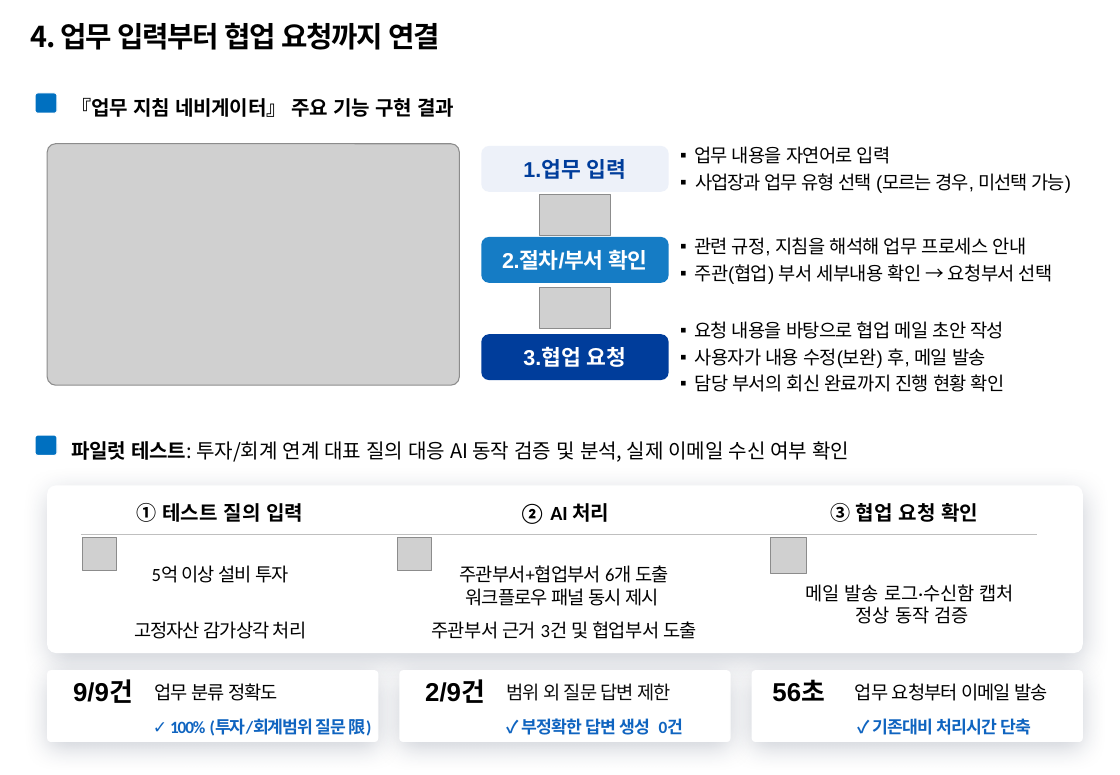
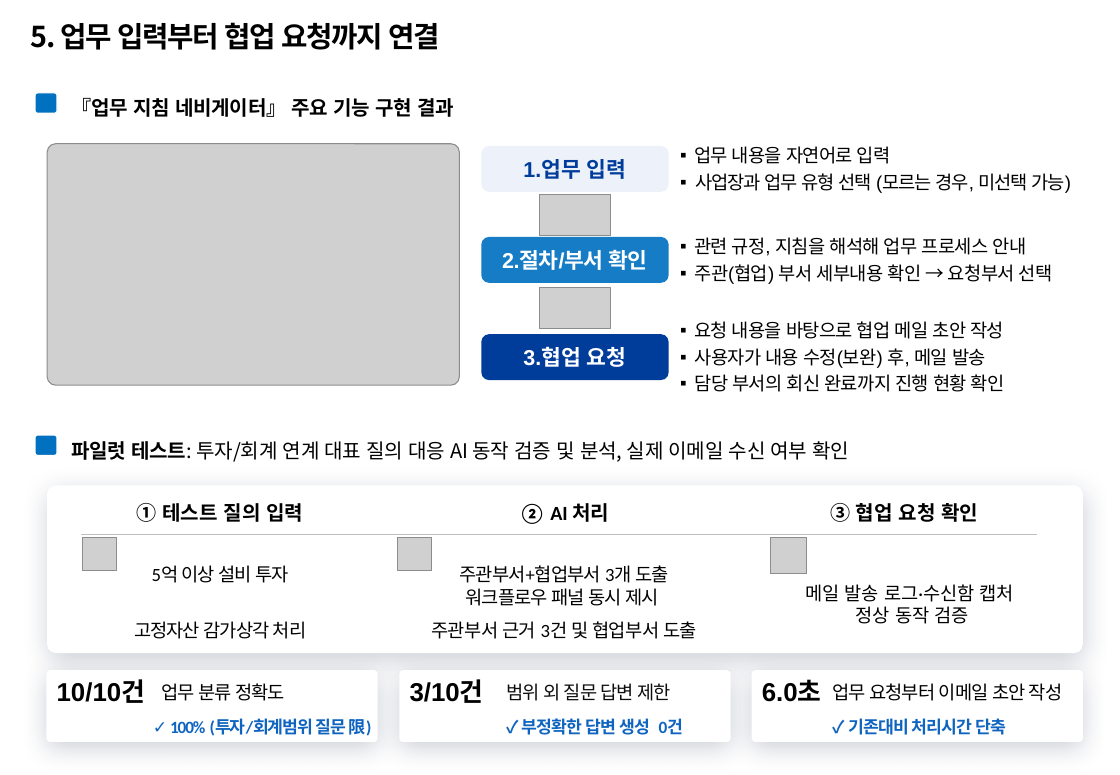
Before and after one commit to temmi81-hue/department-rag-eval, a slide deck: slide 6 of presentation/submission/26년 포스코퓨처엠 AI활용전문가 과정_사무계_송다혜.pptx (slide 5 before the commit). Drawn at 1120x775 pixels with LibreOffice and Linux fonts; fonts in the diff are those of the drawing; grey boxes stand for pictures; background and template pictures are left out. Boxes give left, top, right and bottom in pixels: in the first picture for what was removed or moved away, otherwise in the second. Text is boxed around its words. In the diff, an @@ line names an element or a change of style, - is before the commit and + after.

```diff
--- a/presentation/submission/26년 포스코퓨처엠 AI활용전문가 과정_사무계_송다혜.pptx
+++ b/presentation/submission/26년 포스코퓨처엠 AI활용전문가 과정_사무계_송다혜.pptx
@@ text at (x1=31, y1=22, x2=440, y2=50): text changed @@
-4. 업무 입력부터 협업 요청까지 연결
+5. 업무 입력부터 협업 요청까지 연결
@@ text at (x1=460, y1=565, x2=668, y2=583): text changed @@
-주관부서+협업부서 6개 도출
+주관부서+협업부서 3개 도출
@@ text at (x1=57, y1=680, x2=145, y2=703): text changed @@
-9/9건
+10/10건
@@ text "업무 분류 정확도" moved from (x1=154, y1=683, x2=278, y2=701) to (x1=161, y1=683, x2=285, y2=701) @@
@@ text at (x1=410, y1=680, x2=484, y2=703): text changed @@
-2/9건
+3/10건
@@ text at (x1=762, y1=680, x2=822, y2=702): text changed @@
-56초
+6.0초
@@ text at (x1=832, y1=683, x2=1062, y2=701): text changed @@
-업무 요청부터 이메일 발송
+업무 요청부터 이메일 초안 작성
@@ text "✓ 기존대비 처리시간 단축" moved from (x1=873, y1=718, x2=1032, y2=735) to (x1=848, y1=718, x2=1007, y2=735) @@
```
Also in this commit, not shown: 4 other slides changed, 1 slide added, 5 other files.
